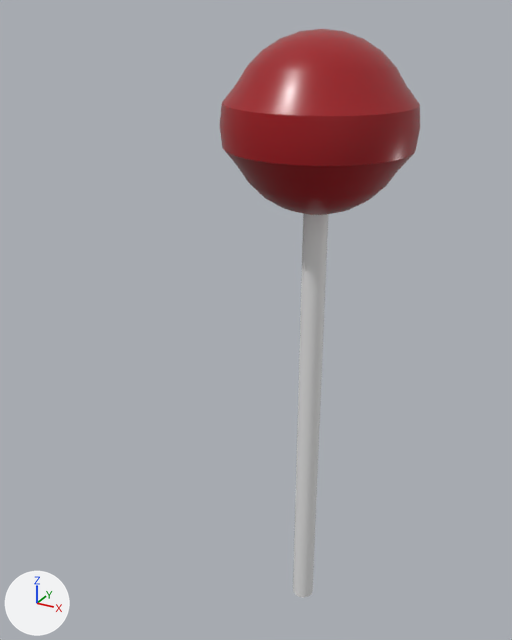
Two versions of the glTF model resources/models/lolipop.glb, one commit apart.
Before and after are seen from a camera (50 mm lens) standing at (0.045, -0.1015, 0.1085) and looking at (-0.0124, 0.0027, 0.0564). The axes (+X, +Y, +Z) are drawn at lower left. The lights are the same throughout. The older version comes first. Where no turn or scale is listed for an object, it has been applied to the vertices.

In view in the first picture: 'Cherry_Pop'.
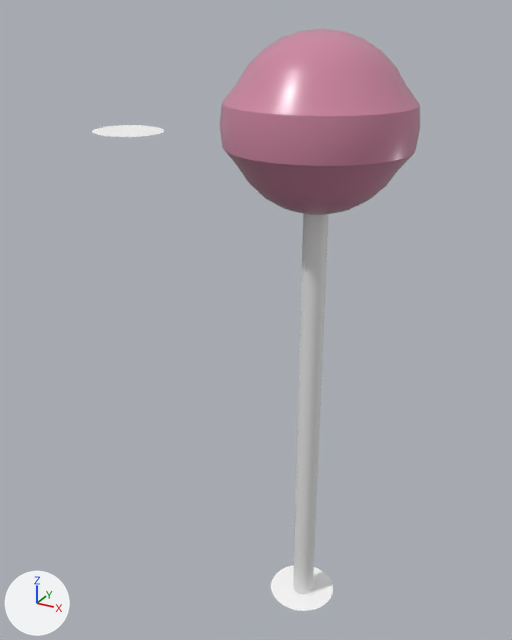
The newer file is also rescaled (x24.19), turned or shifted as a whole; pictures and numbers use the older file's frame.

Pixel boxes [x1, y1, x2, y2] of what changed, in the pictures (512 x 640 px):
'Cherry_Pop', recoloured (red to pink)
    both: [220, 29, 420, 594]
'Sweep-Nuovo.1', added
    after: [271, 565, 333, 611]
'Sweep-Nuovo.002', added
    after: [92, 125, 164, 137]

What changed in the scene script:
```text
Change mat_cherry_pop:
    mat_cherry_pop.base_color: (0.352, 0.00226, 0.00726) -> (0.622, 0.239, 0.359)  # red #a00715 -> pink #cf86a2
Add mat_nuovo_1:
    mat_nuovo_1 = principled_material('Nuovo.1')
    mat_nuovo_1.base_color = (0.99, 0.99, 0.99)  # white #fefefe
Add me_sweep_nuovo_1:
    me_sweep_nuovo_1.from_pydata(...)  # 36 vertices, 34 faces; spans x -0.0065..0.00611, y -0.00631..0.00631, z 0.00075..0.00078
    me_sweep_nuovo_1.materials.append(mat_nuovo_1)  # white #fefefe
Add me_sweep_nuovo_002:
    me_sweep_nuovo_002.from_pydata(...)  # 36 vertices, 34 faces; spans x -0.0429..-0.03029, y -0.00631..0.00631, z 0.08871..0.08892
    me_sweep_nuovo_002.materials.append(mat_nuovo_1)  # white #fefefe
Add ob_sweep_nuovo_1:
    ob_sweep_nuovo_1 = bpy.data.objects.new('Sweep-Nuovo.1', me_sweep_nuovo_1)
    ob_sweep_nuovo_1.location = (0.0, 0.0001, -0.0001)
Add ob_sweep_nuovo_002:
    ob_sweep_nuovo_002 = bpy.data.objects.new('Sweep-Nuovo.002', me_sweep_nuovo_002)
    ob_sweep_nuovo_002.location = (0.0, 0.0001, -0.0001)
```
